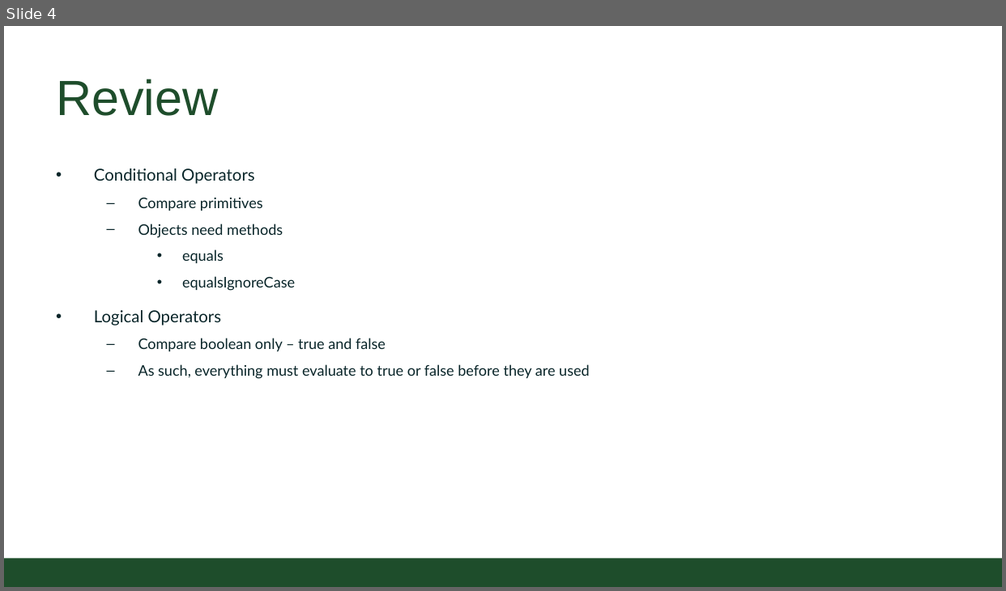
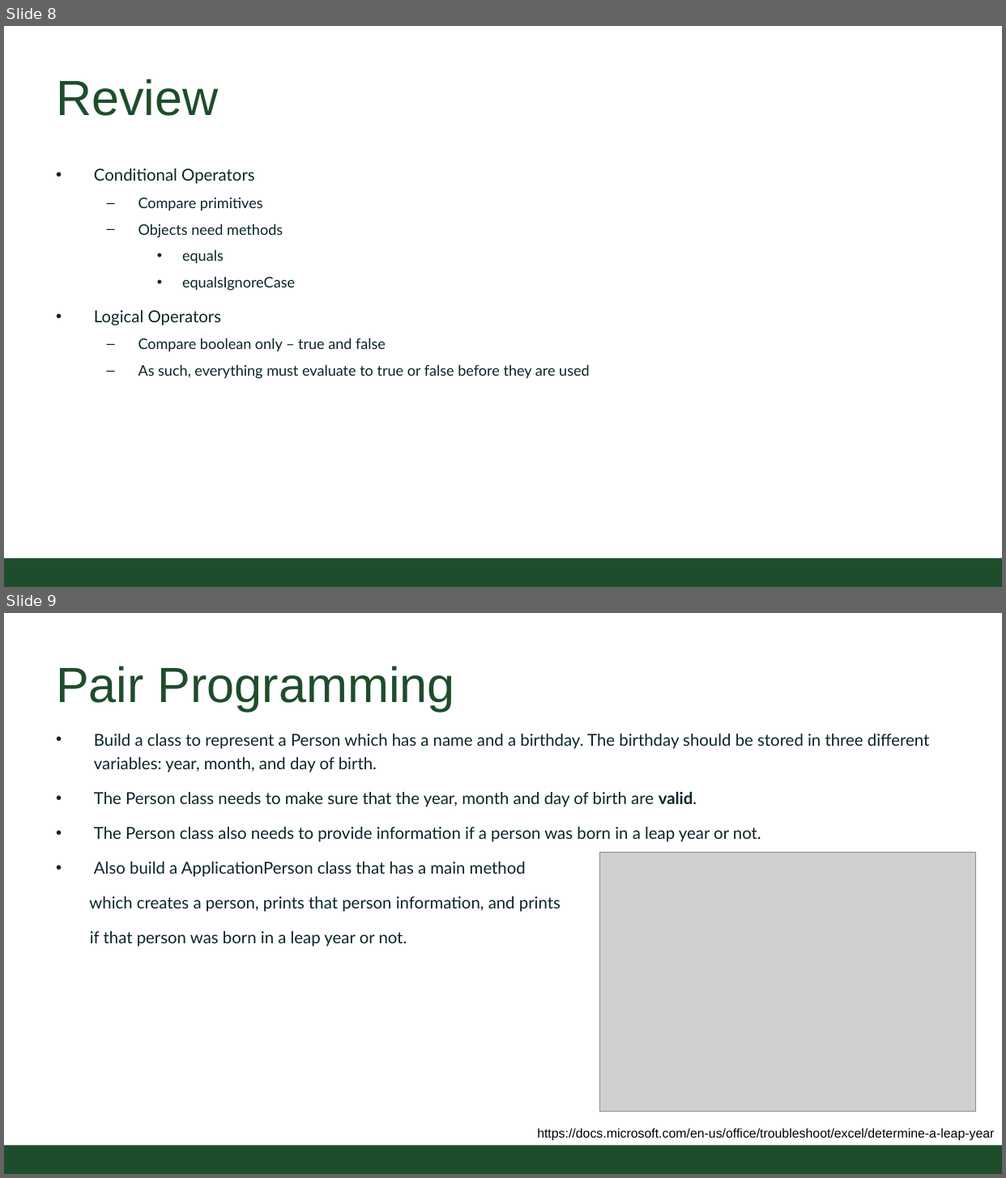
Before and after one commit to CSU-CompSci-CS163-4/Handouts, a slide deck: slides/On-Campus/06_01_LogicalOperators.pptx. Shown one above the other, each under a label of ours: slide 4 before the commit, slides 8 and 9 after it. The pictures are 1006x591 and 1006x1178 pixels, drawn with LibreOffice and Linux fonts; fonts in the diff are those of the drawing; grey boxes stand for pictures; background and template pictures are left out. Boxes give left, top, right and bottom in pixels: in the first picture for what was removed or moved away, otherwise in the second. Text is boxed around its words. In the diff, an @@ line names an element or a change of style, - is before the commit and + after.

```diff
--- a/slides/On-Campus/06_01_LogicalOperators.pptx
+++ b/slides/On-Campus/06_01_LogicalOperators.pptx
@@ slide 9 added at (4, 613, 1002, 1174), background #FFFFFF; not listed: 1 template element that a slide beside it also shows @@
@@ title added at (56, 666, 455, 711), 54 pt, text #1E4D2B @@
+Pair Programming
@@ text added at (89, 734, 930, 947), 18 pt, text #092529 @@
+• Build a class to represent a Person which has a name and a birthday. The birthday should be stored in three different variables: year, month, and day of birth.
+• The Person class needs to make sure that the year, month and day of birth are valid.
+• The Person class also needs to provide information if a person was born in a leap year or not.
+• Also build a ApplicationPerson class that has a main method
+which creates a person, prints that person information, and prints
+if that person was born in a leap year or not.
@@ picture added at (599, 852, 975, 1112) @@
@@ text added at (537, 1128, 994, 1141), 14 pt, text #000000 @@
+https://docs.microsoft.com/en-us/office/troubleshoot/excel/determine-a-leap-year
@@ what was slide 4 is now slide 8 @@
```
Also in this commit, not shown: 4 other slides added.
